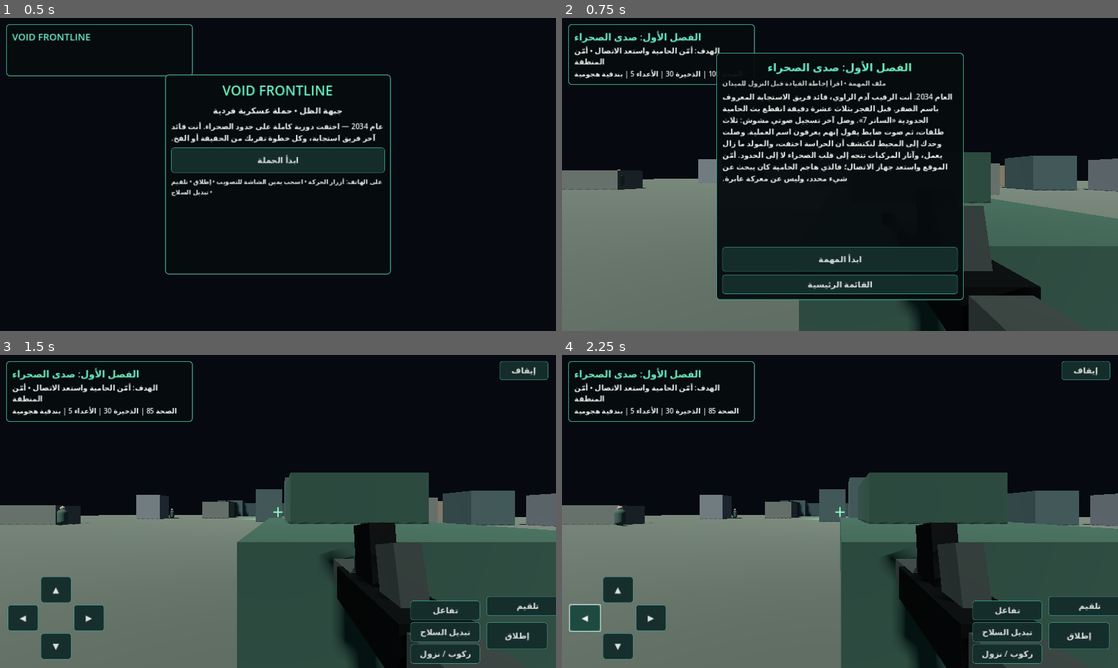
Above: before the commit, frames 1-4 (two rows, left to right).
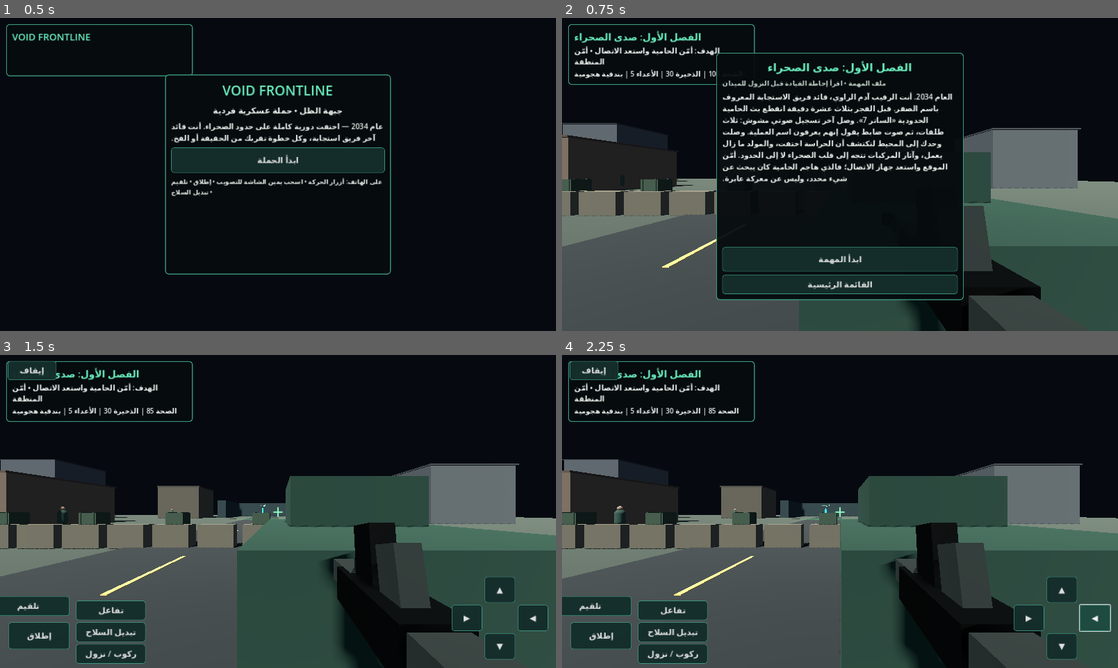
Above: after the commit, the same moments.

Repository: i7m18/-VOID-AI
Game: Godot game, scene res://scenes/main.tscn
Same seed, same stepped clock (60 frames per second), same inputs: the game is played once before the commit and once after it.
Inputs:
- Up to frame 1 (0.5 s): no input
- Up to frame 2 (0.75 s): click "ابدأ الحملة" at 0.5 s
- Up to frame 3 (1.5 s): click "ابدأ المهمة" at 1.25 s
- Up to frame 4 (2.25 s): click "◀" at 2 s

Frame 1 is identical in both runs. In frame 2, 18% of the frame differs, in the area x 0-100%, y 33-100%; in frame 3, 30%; in frame 4, 33%, in the area x 0-100%, y 2-100%.

Commit message:
Add Arabic UI font and tactical environment polish

Diff:
--- a/fps-game/scripts/game.gd
+++ b/fps-game/scripts/game.gd
@@ -23,6 +23,7 @@
 var game_active := false
 var mission_won := false
 var hud_layer: CanvasLayer
+var arabic_font: Font
 var title_label: Label
 var status_label: Label
 var objective_label: Label
@@ -35,6 +36,10 @@
 
 func _ready() -> void:
  randomize()
+ if OS.has_feature("android"):
+  DisplayServer.screen_set_orientation(DisplayServer.SCREEN_LANDSCAPE)
+ arabic_font = load("res://fonts/NotoSansArabic.ttf") as Font
+ Engine.max_fps = 60
  world_root = Node3D.new()
  world_root.name = "GeneratedWorld"
  add_child(world_root)
@@ -73,6 +78,7 @@
  l.horizontal_alignment = HORIZONTAL_ALIGNMENT_RIGHT
  l.autowrap_mode = TextServer.AUTOWRAP_WORD_SMART
  l.layout_direction = Control.LAYOUT_DIRECTION_RTL
+ if arabic_font != null: l.add_theme_font_override("font", arabic_font)
  return l
 
 func _make_button(value: String, callback: Callable, height: int=54) -> Button:
@@ -80,6 +86,8 @@
  b.text = value
  b.custom_minimum_size = Vector2(190,height)
  b.add_theme_font_size_override("font_size",19)
+ b.layout_direction = Control.LAYOUT_DIRECTION_RTL
+ if arabic_font != null: b.add_theme_font_override("font", arabic_font)
  var normal := StyleBoxFlat.new()
  normal.bg_color = Color(0.08,0.18,0.17,0.98)
  normal.border_color = Color(0.25,0.62,0.52)
@@ -229,14 +237,25 @@
 func _build_world() -> void:
  var world_environment := WorldEnvironment.new()
  var environment := Environment.new()
- environment.background_mode = Environment.BG_COLOR
- environment.background_color = Color(0.42,0.50,0.53)
- environment.ambient_light_source = Environment.AMBIENT_SOURCE_COLOR
- environment.ambient_light_color = Color(0.62,0.57,0.46)
- environment.ambient_light_energy = 0.62
+ var sky_material := ProceduralSkyMaterial.new()
+ sky_material.sky_top_color = Color(0.035,0.075,0.12)
+ sky_material.sky_horizon_color = Color(0.66,0.47,0.30)
+ sky_material.sky_curve = 0.18
+ sky_material.ground_bottom_color = Color(0.045,0.052,0.045)
+ sky_material.ground_horizon_color = Color(0.35,0.28,0.20)
+ sky_material.ground_curve = 0.22
+ sky_material.sun_angle_max = 18.0
+ sky_material.sun_curve = 0.12
+ var sky := Sky.new()
+ sky.sky_material = sky_material
+ environment.background_mode = Environment.BG_SKY
+ environment.sky = sky
+ environment.ambient_light_source = Environment.AMBIENT_SOURCE_SKY
+ environment.ambient_light_energy = 0.72
+ environment.tonemap_mode = Environment.TONE_MAPPER_FILMIC
  environment.fog_enabled = true
- environment.fog_light_color = Color(0.64,0.57,0.44)
- environment.fog_density = 0.0025
+ environment.fog_light_color = Color(0.43,0.34,0.25)
+ environment.fog_density = 0.0011
  world_environment.environment = environment
  world_root.add_child(world_environment)
  var ground := StaticBody3D.new()
@@ -256,30 +275,44 @@
  coll.position.y = -0.1
  ground.add_child(coll)
  world_root.add_child(ground)
- for i in range(42):
-  var block := StaticBody3D.new()
-  var size := Vector3(randf_range(2.5,6.5),randf_range(1.5,5.0),randf_range(2.5,6.5))
-  var bm := MeshInstance3D.new()
-  var box := BoxMesh.new()
-  box.size = size
-  bm.mesh = box
-  var material := StandardMaterial3D.new()
-  material.albedo_color = [Color(0.28,0.29,0.25),Color(0.35,0.31,0.24),Color(0.18,0.23,0.21),Color(0.31,0.32,0.30)][i%4]
-  material.roughness = 0.95
-  bm.material_override = material
-  block.add_child(bm)
-  var cs := CollisionShape3D.new()
-  var bs := BoxShape3D.new()
-  bs.size = size
-  cs.shape = bs
-  block.add_child(cs)
-  var x := randf_range(-52,52)
-  var z := randf_range(-52,52)
-  if absf(x)<12 and z>0 and z<20: x += 18
-  var target_position := _objective_position()
-  if absf(x-target_position.x)<5.5 and absf(z-target_position.z)<6.0: x += 15.0
-  block.position = Vector3(x,size.y/2,z)
-  world_root.add_child(block)
+ # طريق عسكري متضرر يقود اللاعب إلى منطقة الاشتباك.
+ _add_structure(Vector3(0,0.015,0),Vector3(6.4,0.05,116),Color(0.15,0.16,0.15))
+ for z_mark in range(-52,54,9):
+  _add_structure(Vector3(0,0.055,float(z_mark)),Vector3(0.12,0.018,3.0),Color(0.72,0.58,0.31))
+ # مبانٍ متعددة بواجهات ونوافذ، مع إبقاء الممرات مفتوحة للقتال.
+ var building_sites := [
+  [Vector3(-19,0,-34),Vector3(9,7,10),Color(0.29,0.27,0.22)],
+  [Vector3(20,0,-41),Vector3(11,9,9),Color(0.25,0.27,0.26)],
+  [Vector3(-25,0,-8),Vector3(8,5,12),Color(0.34,0.29,0.23)],
+  [Vector3(26,0,-12),Vector3(10,7,8),Color(0.28,0.29,0.27)],
+  [Vector3(-27,0,23),Vector3(12,8,10),Color(0.24,0.27,0.25)],
+  [Vector3(23,0,24),Vector3(10,6,12),Color(0.34,0.30,0.24)],
+  [Vector3(-43,0,-27),Vector3(10,11,11),Color(0.26,0.27,0.26)],
+  [Vector3(43,0,-33),Vector3(12,9,10),Color(0.27,0.29,0.28)]
+ ]
+ for site in building_sites:
+  _add_building(site[0],site[1],site[2])
+ # حواجز خرسانية وأكياس رمل وصناديق ذخيرة لتوفير غطاء تكتيكي.
+ for i in range(10):
+  var bx := -8.5 + float(i)*1.8
+  _add_structure(Vector3(bx,0.48,7.5),Vector3(1.45,0.95,0.72),Color(0.32,0.30,0.24))
+  if i % 2 == 0:
+   _add_crate(Vector3(bx,1.1,7.2),Color(0.19,0.24,0.18))
+ for i in range(28):
+  var rock := MeshInstance3D.new()
+  var rock_mesh := SphereMesh.new()
+  rock_mesh.radial_segments = 6
+  rock_mesh.rings = 3
+  rock_mesh.radius = randf_range(0.18,0.75)
+  rock_mesh.height = randf_range(0.18,0.52)
+  rock.mesh = rock_mesh
+  var rock_mat := StandardMaterial3D.new()
+  rock_mat.albedo_color = [Color(0.25,0.22,0.18),Color(0.34,0.29,0.22),Color(0.19,0.21,0.19)][i%3]
+  rock_mat.roughness = 1.0
+  rock.material_override = rock_mat
+  rock.position = Vector3(randf_range(-56,56),rock_mesh.height*0.32,randf_range(-56,56))
+  rock.scale = Vector3(randf_range(0.7,1.6),1.0,randf_range(0.7,1.4))
+  world_root.add_child(rock)
  _add_structure(Vector3(0,2,-48),Vector3(18,4,2),Color(0.16,0.20,0.19))
  _add_structure(Vector3(-10,2,-40),Vector3(2,4,18),Color(0.16,0.20,0.19))
  _add_structure(Vector3(10,2,-40),Vector3(2,4,18),Color(0.16,0.20,0.19))
@@ -288,6 +321,72 @@
  sun.light_energy = 1.15
  sun.shadow_enabled = true
  world_root.add_child(sun)
+
+func _add_building(pos: Vector3, size: Vector3, color: Color) -> void:
+ var body := StaticBody3D.new()
+ body.position = pos + Vector3(0,size.y * 0.5,0)
+ var shell := MeshInstance3D.new()
+ var shell_mesh := BoxMesh.new()
+ shell_mesh.size = size
+ shell.mesh = shell_mesh
+ var shell_mat := StandardMaterial3D.new()
+ shell_mat.albedo_color = color
+ shell_mat.roughness = 0.98
+ shell.material_override = shell_mat
+ body.add_child(shell)
+ var collision := CollisionShape3D.new()
+ var collision_mesh := BoxShape3D.new()
+ collision_mesh.size = size
+ collision.shape = collision_mesh
+ body.add_child(collision)
+ # نوافذ سوداء وأطر خرسانية تضيف تفاصيل للواجهات.
+ var floors := maxi(2, int(size.y / 2.2))
+ var columns := maxi(2, int(size.x / 2.7))
+ for floor_index in range(floors):
+  for column_index in range(columns):
+   var window_node := MeshInstance3D.new()
+   var window_mesh := BoxMesh.new()
+   window_mesh.size = Vector3(0.72,0.62,0.07)
+   window_node.mesh = window_mesh
+   var window_mat := StandardMaterial3D.new()
+   window_mat.albedo_color = Color(0.055,0.075,0.08) if (floor_index+column_index)%3 != 0 else Color(0.16,0.12,0.085)
+   window_mat.metallic = 0.1
+   window_mat.roughness = 0.42
+   window_node.material_override = window_mat
+   window_node.position = Vector3(-size.x*0.5 + (float(column_index)+0.7)*size.x/float(columns),
+    -size.y*0.5 + 1.15 + float(floor_index)*size.y/float(floors),
+    -size.z*0.5 - 0.04)
+   body.add_child(window_node)
+ var roof_lip := MeshInstance3D.new()
+ var lip_mesh := BoxMesh.new()
+ lip_mesh.size = Vector3(size.x+0.35,0.18,size.z+0.35)
+ roof_lip.mesh = lip_mesh
+ roof_lip.position.y = size.y*0.5
+ var lip_mat := StandardMaterial3D.new()
+ lip_mat.albedo_color = color.darkened(0.22)
+ roof_lip.material_override = lip_mat
+ body.add_child(roof_lip)
+ world_root.add_child(body)
+
+func _add_crate(pos: Vector3, color: Color) -> void:
+ var crate := MeshInstance3D.new()
+ var crate_mesh := BoxMesh.new()
+ crate_mesh.size = Vector3(0.72,0.68,0.72)
+ crate.mesh = crate_mesh
+ var mat := StandardMaterial3D.new()
+ mat.albedo_color = color
+ mat.roughness = 0.9
+ crate.material_override = mat
+ crate.position = pos
+ world_root.add_child(crate)
+ for x_side in [-0.27,0.27]:
+  var brace := MeshInstance3D.new()
+  var brace_mesh := BoxMesh.new()
+  brace_mesh.size = Vector3(0.05,0.7,0.76)
+  brace.mesh = brace_mesh
+  brace.material_override = mat
+  brace.position = pos + Vector3(x_side,0,0)
+  world_root.add_child(brace)
 
 func _add_structure(pos: Vector3,size: Vector3,color: Color) -> void:
  var body := StaticBody3D.new()
@@ -397,6 +496,7 @@
  label_pivot.position.y = 2.6
  var text_mesh := TextMesh.new()
  text_mesh.text = "الهدف"
+ if arabic_font != null: text_mesh.font = arabic_font
  text_mesh.font_size = 48
  text_mesh.depth = 0.01
  var text_node := MeshInstance3D.new()
